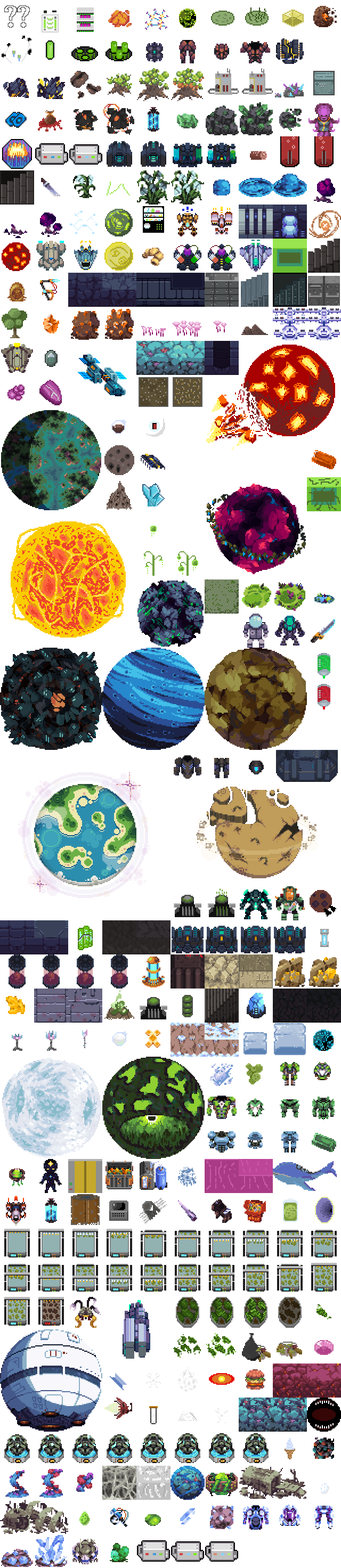
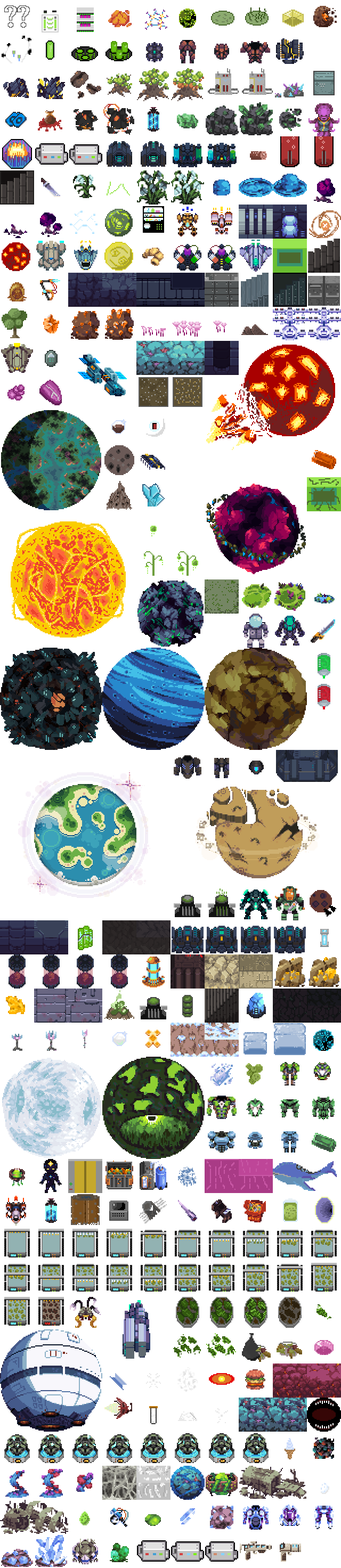
Two versions of the same layered image (341×1568). Layer-by-layer changes:
added layer "laser-gun" above "laser-rifle" over [279, 1542, 301, 1562]
added layer "laser-rifle" above "life-herb" over [239, 1541, 272, 1561]
